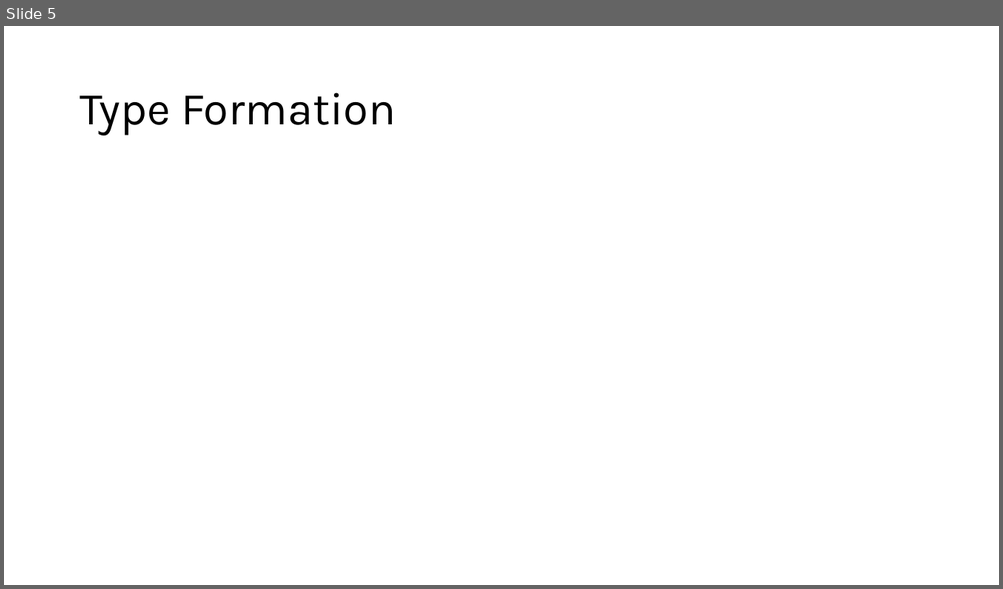
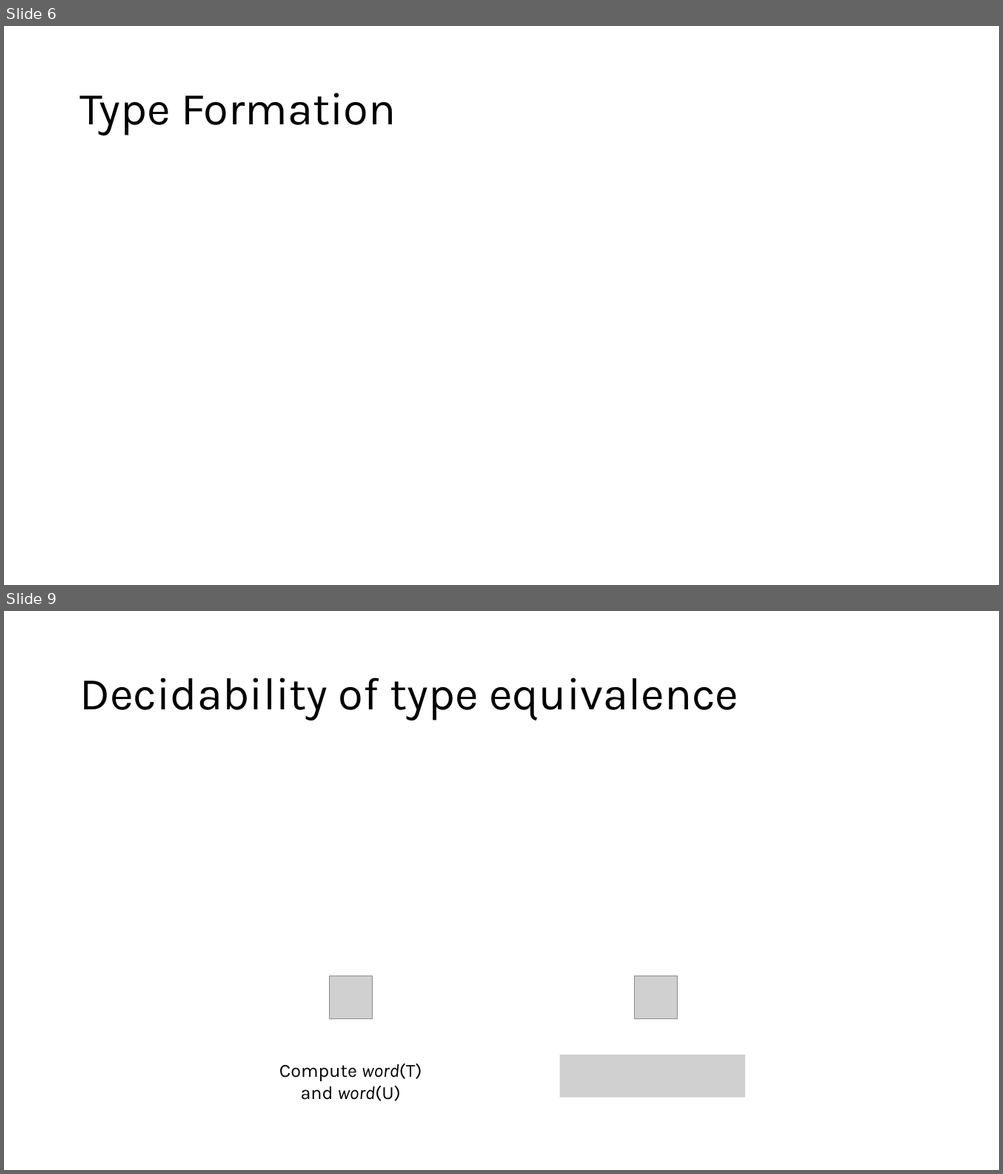
Before and after one commit to inesgarciaslopes/type-operators, a slide deck: latex/Inforum/slides/presentation.pptx. Shown one above the other, each under a label of ours: slide 5 before the commit, slides 6 and 9 after it; the slides between them are not shown. The pictures are 1003x589 and 1003x1174 pixels, drawn with LibreOffice and Linux fonts; fonts in the diff are those of the drawing; grey boxes stand for pictures. Boxes give left, top, right and bottom in pixels: in the first picture for what was removed or moved away, otherwise in the second. Text is boxed around its words. In the diff, an @@ line names an element or a change of style, - is before the commit and + after.

```diff
--- a/latex/Inforum/slides/presentation.pptx
+++ b/latex/Inforum/slides/presentation.pptx
@@ slide 9 added at [4, 611, 999, 1170], background #FFFFFF @@
@@ title added at [79, 678, 738, 721], 44 pt, text #000000 @@
+Decidability of type equivalence
@@ picture added at [330, 977, 373, 1020] @@
@@ picture added at [634, 977, 677, 1020] @@
@@ text added at [279, 1064, 421, 1102], 18 pt, text #000000 @@
+Compute word(T) and word(U)
@@ picture added at [560, 1055, 745, 1097] @@
@@ what was slide 5 is now slide 6 @@
```
Also in this commit, not shown: 3 slides changed, 4 other slides added, 1 slide removed.
